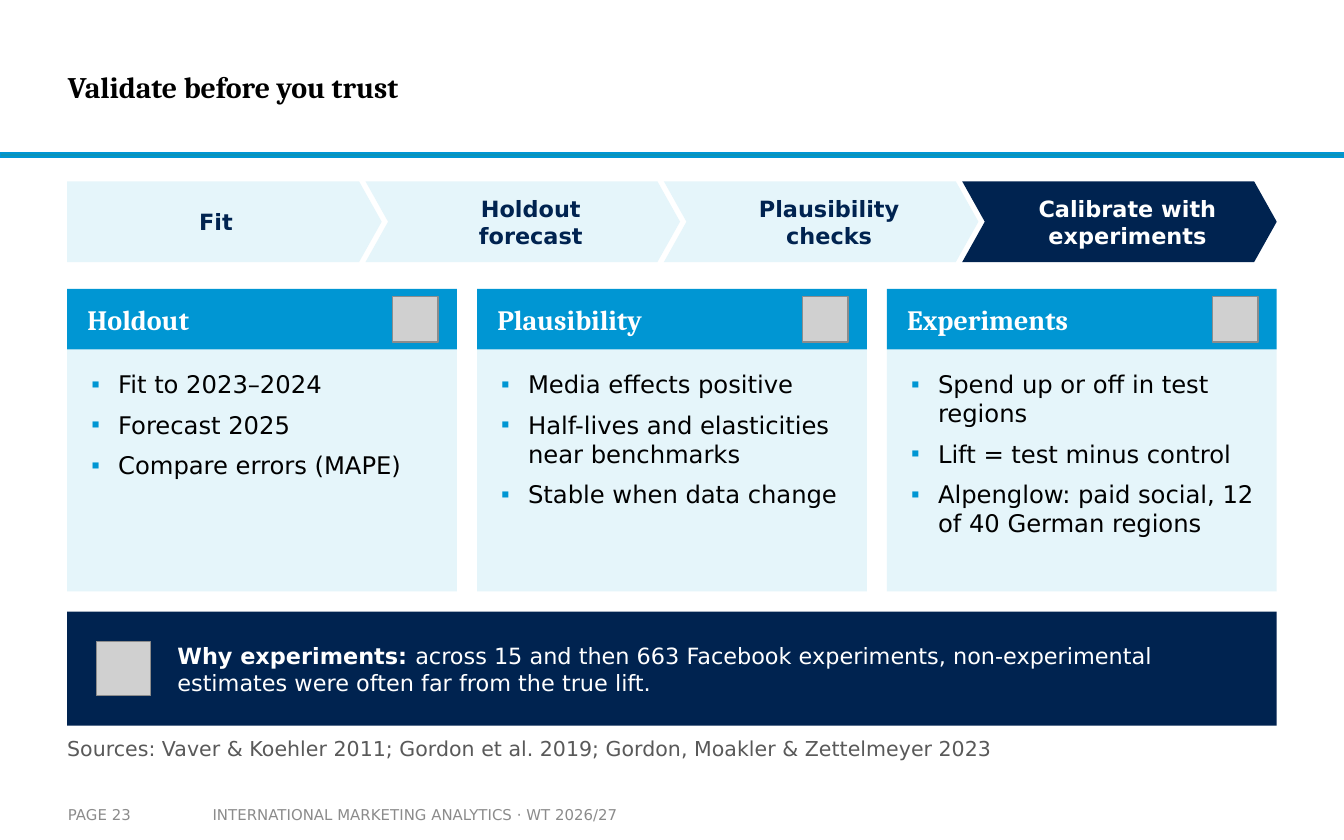
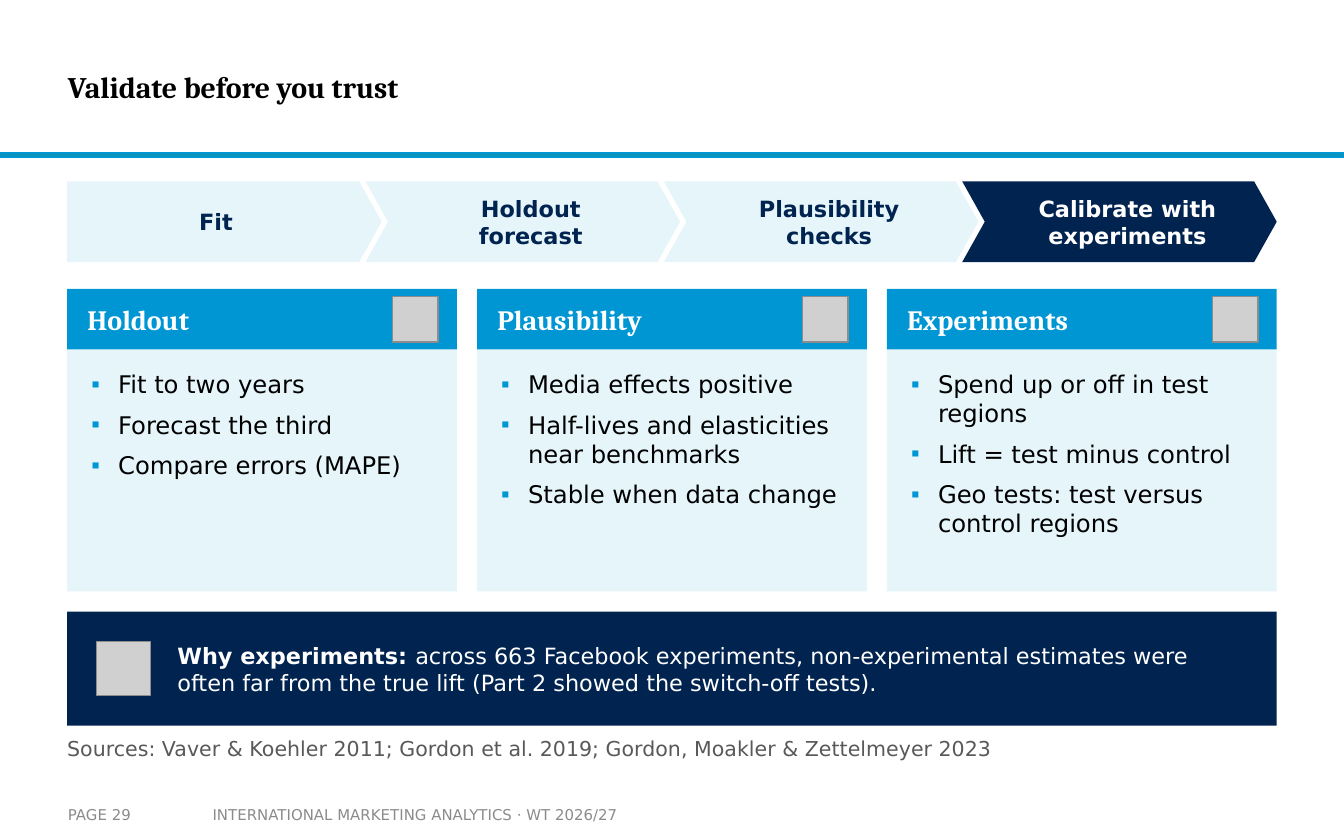
Before and after one commit to arnefloh-wu/International-Marketing-Analytics, a slide deck: slide 29 of slides/02a_intro-to-mmm_WT26-27.pptx (slide 23 before the commit). Drawn at 1344x840 pixels with LibreOffice and Linux fonts; fonts in the diff are those of the drawing; grey boxes stand for pictures; background and template pictures are left out. Boxes give left, top, right and bottom in pixels: in the first picture for what was removed or moved away, otherwise in the second. Text is boxed around its words. In the diff, an @@ line names an element or a change of style, - is before the commit and + after.

```diff
--- a/slides/02a_intro-to-mmm_WT26-27.pptx
+++ b/slides/02a_intro-to-mmm_WT26-27.pptx
@@ text at [118, 374, 332, 435]: text changed @@
-▪ Fit to 2023–2024
-▪ Forecast 2025
+▪ Fit to two years
+▪ Forecast the third
@@ text at [938, 485, 1203, 537]: text changed @@
-▪ Alpenglow: paid social, 12 of 40 German regions
+▪ Geo tests: test versus control regions
@@ text at [177, 647, 1188, 694]: text changed @@
-Why experiments: across 15 and then 663 Facebook experiments, non-experimental estimates were often far from the true lift.
+Why experiments: across 663 Facebook experiments, non-experimental estimates were often far from the true lift (Part 2 showed the switch-off tests).
@@ page number at [68, 809, 131, 820]: text changed @@
-PAGE 23
+PAGE 29
```
Also in this commit, not shown: 22 other slides changed, 1 slide removed, 3 other files.
